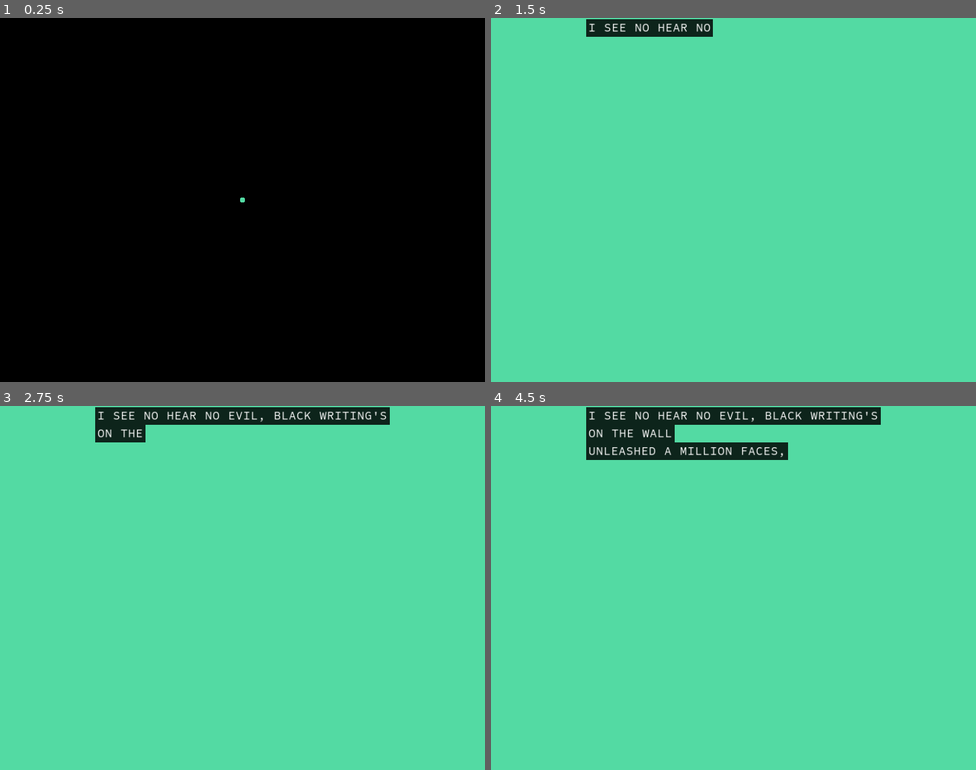
Above: before the commit, frames 1-4 (two rows, left to right).
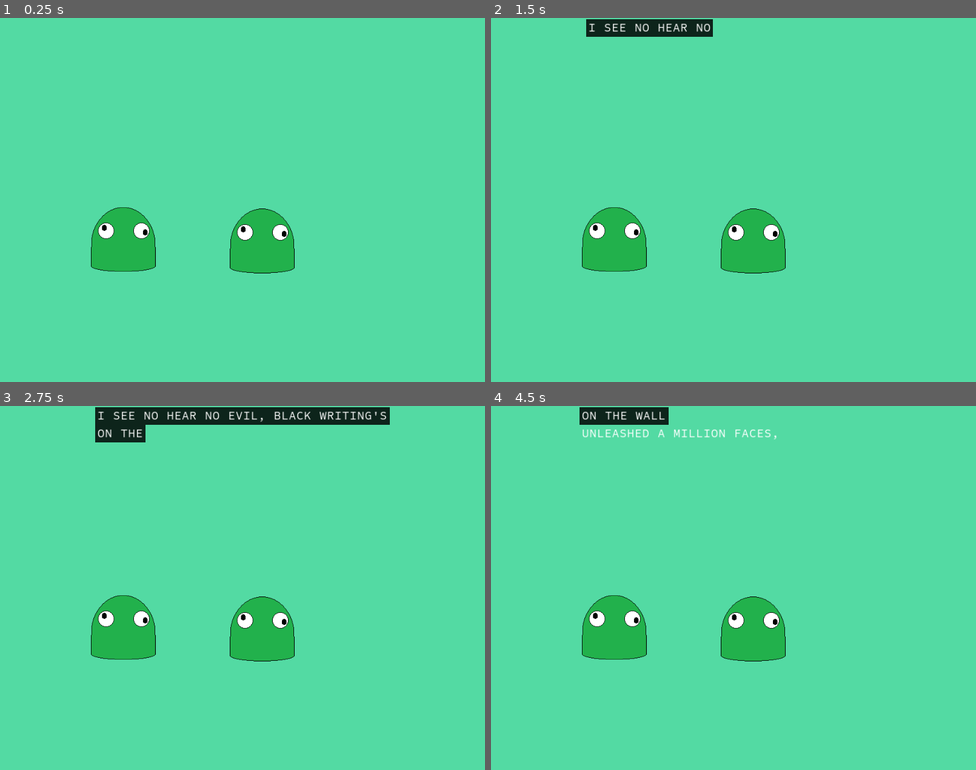
Above: after the commit, the same moments.

Repository: Tougon/CopyrightRPG
Game: Godot game, scene res://src/RPGData/Scenes/BattleScene.tscn
The game is run twice, just before and just after one commit, with the same random seed, the same clock (stepped at 60 frames per second) and the same inputs. This scene is started directly instead of the project's main scene. Video files are missing from this copy of the repository; at most half a second of black plays in their place.
Inputs (mouse positions are in pixels of both pictures, inside the frame that each line leads up to):
- Up to frame 1 (0.25 s): no input
- Up to frame 2 (1.5 s): move the mouse to (840, 181) at 0.52 s; move the mouse to (636, 218) at 1.27 s
- Up to frame 3 (2.75 s): move the mouse to (291, 507) at 2.02 s
- Up to frame 4 (4.5 s): move the mouse to (709, 660) at 2.77 s; tap Enter at 3.5 s; move the mouse to (879, 642) at 3.52 s; move the mouse to (588, 533) at 4.27 s

The runs differ from the first frame. In frame 1, 100% of the frame differs, in the area x 0-100%, y 0-100%; in frame 2, 4.1%; in frame 3, 4.1%; in frame 4, 9.5%.

Commit message:
Big update 11/21
Started porting entities and spells over. Added Flags. Much experimentation was done with editor scripting which has stalled progress. Most of what I need has been understood at this point so we're moving onward.

Diff:
--- /dev/null
+++ b/assets/Entities/slime.tres
@@ -0,0 +1,27 @@
+[gd_resource type="Resource" script_class="Entity" load_steps=4 format=3 uid="uid://djwxcq2chyp3s"]
+
+[ext_resource type="Script" path="res://src/RPGData/Scripts/move_list.gd" id="1_44x03"]
+[ext_resource type="Script" path="res://src/RPGData/Scripts/entity.gd" id="1_tkvbf"]
+
+[sub_resource type="Resource" id="Resource_lg1m0"]
+script = ExtResource("1_44x03")
+list = Array[Resource("res://src/RPGData/Scripts/spell_level.gd")]([null, null])
+
+[resource]
+script = ExtResource("1_tkvbf")
+name_key = "T_NAME_SLIME"
+description_key = "T_DESCRIPTION_SLIME"
+gender = 0
+generic = true
+base_hp = 50
+base_mp = 50
+base_atk = 60
+base_def = 30
+base_sp_atk = 55
+base_sp_def = 30
+base_spd = 50
+base_crit_modifier = 1.0
+base_dodge_modifier = 1.0
+entity_sprites = Array[Texture2D]([])
+battle_intro_key = "T_BATTLE_INTRO_GENERIC"
+move_list = SubResource("Resource_lg1m0")
--- /dev/null
+++ b/assets/Entities/test_player.tres
@@ -0,0 +1,21 @@
+[gd_resource type="Resource" script_class="Entity" load_steps=2 format=3 uid="uid://bg2eiaprg7wnq"]
+
+[ext_resource type="Script" path="res://src/RPGData/Scripts/entity.gd" id="1_2h4bc"]
+
+[resource]
+script = ExtResource("1_2h4bc")
+name_key = ""
+description_key = ""
+gender = 0
+generic = false
+base_hp = 0
+base_mp = 0
+base_atk = 0
+base_def = 0
+base_sp_atk = 0
+base_sp_def = 0
+base_spd = 0
+base_crit_modifier = 1.0
+base_dodge_modifier = 1.0
+entity_sprites = Array[Texture2D]([])
+battle_intro_key = ""
--- /dev/null
+++ b/assets/Localization/TextDatabase.csv
@@ -0,0 +1,7 @@
+keys,en,es,ja
+T_BATTLE_INTRO_GENERIC_SINGLE,{article_indef} {entity} approaches!,,
+T_BATTLE_INTRO_GENERIC_PLURAL,{entity} approach!,,
+T_BATTLE_INTRO_GENERIC_GROUP,{article_indef} {entity} and friends approach!,,
+T_DESCRIPTION_SLIME,Currently under construction.,,
+T_NAME_SLIME,Slime,,
+T_NAME_SLIME_PLURAL,Slimes,,
--- /dev/null
+++ b/assets/Shaders/EntityUniversal.gdshader
@@ -0,0 +1,34 @@
+shader_type canvas_item;
+
+uniform vec4 overlay_color: source_color = vec4(1,1,1,1);
+uniform float overlay_color_amount = 0.0;
+uniform sampler2D overlay_texture: hint_default_white, repeat_enable;
+uniform vec2 overlay_texture_offset;
+uniform vec2 overlay_texture_tiling = vec2(1,1);
+uniform float overlay_texture_amount = 0.0;
+
+
+void fragment()
+{
+	// Cache the sprite alpha, as it will be necessary later.
+	float fragment_alpha = COLOR.a;
+	// Lerp the overlay color with the original sprite
+	vec4 col = mix(COLOR, overlay_color, overlay_color_amount);
+	COLOR = col;
+
+	// Calculate the texture positioning with the sprite UVs
+	vec2 tiling = (UV + (overlay_texture_offset * TIME));
+
+	// Tile the texture
+	tiling.x *= overlay_texture_tiling.x;
+	tiling.y *= overlay_texture_tiling.y;
+
+	// Sample the texture
+	vec4 tex = texture(overlay_texture, tiling);
+
+	// Blend the overlay with the sprite
+	COLOR = mix(col, tex, overlay_texture_amount);
+
+	// Apply the original sprite alpha
+	COLOR.a = fragment_alpha;
+}
--- /dev/null
+++ b/assets/Spells/test_spell.tres
@@ -0,0 +1,13 @@
+[gd_resource type="Resource" script_class="Spell" load_steps=2 format=3 uid="uid://d2ytypgrn8nvw"]
+
+[ext_resource type="Script" path="res://src/RPGData/Scripts/spell.gd" id="1_ggfhg"]
+
+[resource]
+script = ExtResource("1_ggfhg")
+spell_name_key = ""
+spell_description_key = ""
+spell_cast_message_key = ""
+spell_type = 0
+spell_target = 0
+spell_cost = 0
+spell_priority = 0
--- a/project.godot
+++ b/project.godot
@@ -34,7 +34,11 @@
 
 [editor_plugins]
 
-enabled=PackedStringArray("res://addons/totween/plugin.cfg", "res://addons/toui/plugin.cfg")
+enabled=PackedStringArray("res://addons/tflags/plugin.cfg", "res://addons/totween/plugin.cfg", "res://addons/toui/plugin.cfg")
+
+[internationalization]
+
+locale/translations=PackedStringArray("res://assets/Localization/TextDatabase.en.translation", "res://assets/Localization/TextDatabase.es.translation", "res://assets/Localization/TextDatabase.ja.translation")
 
 [rendering]
 
--- a/src/BattleDialogue/Scripts/DialogueCanvas.gd
+++ b/src/BattleDialogue/Scripts/DialogueCanvas.gd
@@ -41,6 +41,9 @@
 
 	if text_label.get_parsed_text().length() > 1:
 		text_label.add_text("\n");
+
+		if text_label.get_paragraph_count() > (max_rows + 1):
+				text_label.remove_paragraph(1);
 
 	match print_type:
 		PrintType.WORD:
--- a/src/RPGData/Scenes/BattleScene.gd
+++ b/src/RPGData/Scenes/BattleScene.gd
@@ -9,10 +9,15 @@
 
 
 func _begin_battle():
+
+	await get_tree().process_frame;
+
+	# Fade in
 	if fade_sequence != null:
 		fade_sequence.play_tween_name("Fade In");
 		await fade_sequence.tween_ended;
-	# TODO: Send dialogue
+
+	# Print the opening dialogue
 	EventManager.on_dialogue_queue.emit("I see no hear no evil, black writing's on the wall")
 	EventManager.on_dialogue_queue.emit("Unleashed a million faces, and one by one they fall")
 	EventManager.on_dialogue_queue.emit("Black hearted evil")
--- a/src/RPGData/Scenes/BattleScene.tscn
+++ b/src/RPGData/Scenes/BattleScene.tscn
@@ -10,6 +10,7 @@
 [ext_resource type="Resource" uid="uid://cxaydqux6r557" path="res://assets/Tweens/Transition/iris_in.tres" id="7_yuhhm"]
 [ext_resource type="PackedScene" uid="uid://5pmy3t235yyd" path="res://src/BattleDialogue/Scenes/dialogue_canvas.tscn" id="9_4k33p"]
 [ext_resource type="PackedScene" uid="uid://diyulx0atyop6" path="res://src/Sequencing/Scripts/Sequencer.tscn" id="9_lx2fn"]
+[ext_resource type="PackedScene" uid="uid://cog3vibpn621y" path="res://src/RPGData/Scenes/Entity/EntitySprite.tscn" id="11_dfx21"]
 
 [sub_resource type="ShaderMaterial" id="ShaderMaterial_8ytua"]
 shader = ExtResource("3_8sqf3")
@@ -27,12 +28,15 @@
 
 [node name="BattleScene" type="Node2D" node_paths=PackedStringArray("fade_sequence", "sequencer")]
 script = ExtResource("1_nawhs")
-fade_sequence = NodePath("BG Fade Canvas/Fade Iris/TweenPlayerUI")
-sequencer = NodePath("Sequencer")
+fade_sequence = NodePath("UI/BG Fade Canvas/Fade Iris/TweenPlayerUI")
+sequencer = NodePath("Core/Sequencer")
 
-[node name="BG Video Canvas" type="CanvasLayer" parent="."]
+[node name="Background" type="Node" parent="."]
 
-[node name="VideoStreamPlayer" type="VideoStreamPlayer" parent="BG Video Canvas"]
+[node name="BG Video Canvas" type="CanvasLayer" parent="Background"]
+layer = -10
+
+[node name="VideoStreamPlayer" type="VideoStreamPlayer" parent="Background/BG Video Canvas"]
 anchors_preset = 15
 anchor_right = 1.0
 anchor_bottom = 1.0
@@ -42,7 +46,7 @@
 expand = true
 metadata/_edit_use_anchors_ = true
 
-[node name="ColorRect" type="ColorRect" parent="BG Video Canvas"]
+[node name="ColorRect" type="ColorRect" parent="Background/BG Video Canvas"]
 anchors_preset = 15
 anchor_right = 1.0
 anchor_bottom = 1.0
@@ -50,12 +54,28 @@
 grow_vertical = 2
 color = Color(0.32549, 0.854902, 0.639216, 1)
 
-[node name="Dialogue Canvas" parent="." instance=ExtResource("9_4k33p")]
+[node name="Core" type="Node" parent="."]
+
+[node name="Sequencer" parent="Core" instance=ExtResource("9_lx2fn")]
+
+[node name="Entities" type="Node" parent="."]
+
+[node name="EntityBase" parent="Entities" instance=ExtResource("11_dfx21")]
+position = Vector2(244, 438)
+
+[node name="EntityBase2" parent="Entities" instance=ExtResource("11_dfx21")]
+position = Vector2(519, 441)
+
+[node name="UI" type="Node" parent="."]
+
+[node name="Dialogue Canvas" parent="UI" instance=ExtResource("9_4k33p")]
 dialogue_end_time = 0.5
 
-[node name="BG Fade Canvas" type="CanvasLayer" parent="."]
+[node name="BG Fade Canvas" type="CanvasLayer" parent="UI"]
+layer = 10
+visible = false
 
-[node name="Fade Iris" type="TextureRect" parent="BG Fade Canvas"]
+[node name="Fade Iris" type="TextureRect" parent="UI/BG Fade Canvas"]
 modulate = Color(0, 0, 0, 1)
 material = SubResource("ShaderMaterial_8ytua")
 anchors_preset = 15
@@ -68,7 +88,7 @@
 texture = ExtResource("3_tos7b")
 stretch_mode = 5
 
-[node name="Iris Center" type="ColorRect" parent="BG Fade Canvas/Fade Iris"]
+[node name="Iris Center" type="ColorRect" parent="UI/BG Fade Canvas/Fade Iris"]
 layout_mode = 1
 anchors_preset = 8
 anchor_left = 0.5
@@ -82,8 +102,6 @@
 grow_horizontal = 2
 grow_vertical = 2
 
-[node name="TweenPlayerUI" type="Node" parent="BG Fade Canvas/Fade Iris"]
+[node name="TweenPlayerUI" type="Node" parent="UI/BG Fade Canvas/Fade Iris"]
 script = ExtResource("5_35o0w")
 sequence_list = Array[ExtResource("6_6cut8")]([SubResource("Resource_fj4kx")])
-
-[node name="Sequencer" parent="." instance=ExtResource("9_lx2fn")]
--- /dev/null
+++ b/src/RPGData/Scenes/Entity/EntityBase.gd
@@ -0,0 +1,41 @@
+extends Node2D
+class_name EntityBase
+
+# Called when the node enters the scene tree for the first time.
+func _ready():
+	pass
+
+# Entity specific initialization
+func entity_init():
+	pass
+
+
+# Visual control
+func set_entity_sprite(sprite : Texture2D):
+	pass;
+
+
+func set_overlay_sprite(sprite : Texture2D):
+	pass;
+
+
+func get_entity_material():
+	return null;
+
+
+# Animation control
+func set_animation(val : String):
+	pass;
+
+
+func frame_speed_modify(speed : float):
+	pass;
+
+
+# Tween control
+func set_color_tween(color_tween: TweenFrame, amt_tween: TweenFrame):
+	pass;
+
+
+func set_overlay_tween(offset_tween: TweenFrame, tiling_tween: TweenFrame, amt_tween: TweenFrame):
+	pass;
--- /dev/null
+++ b/src/RPGData/Scenes/Entity/EntityBase.tscn
@@ -0,0 +1,6 @@
+[gd_scene load_steps=2 format=3 uid="uid://bicxs6b5o24lc"]
+
+[ext_resource type="Script" path="res://src/RPGData/Scenes/Entity/EntityBase.gd" id="1_w1x6g"]
+
+[node name="EntityBase" type="Node2D"]
+script = ExtResource("1_w1x6g")
--- /dev/null
+++ b/src/RPGData/Scenes/Entity/EntityController.gd
@@ -0,0 +1,73 @@
+extends EntitySprite
+class_name EntityController
+
+@export var current_entity : Entity;
+var move_list : Array[Spell];
+var param : EntityParams;
+
+# Runtime values
+var level : int;
+var max_hp : int;
+var max_mp : int;
+var atk_stage : int;
+var def_stage : int;
+var sp_atk_stage : int;
+var sp_def_stage : int;
+var spd_stage : int;
+var evasion_stage : int;
+var accuracy_stage : int;
+var is_identified : bool = false;
+
+# Called when the node enters the scene tree for the first time.
+func _ready():
+	level = 50; # TEMP CODE: Used to force legitimate calculations for levels
+	entity_init();
+
+func entity_init():
+	if current_entity != null:
+		param = EntityParams.new();
+
+		# Fetch text data from localization
+		param.entity_name = tr(current_entity.name_key);
+		param.entity_name_plural = tr(current_entity.name_key + "_PLURAL");
+		param.entity_description = tr(current_entity.description_key);
+
+		# Set gender identification for articles and pronouns
+		param.entity_gender = current_entity.gender;
+		param.entity_generic = current_entity.generic;
+
+		# Initialize stats from base stats
+		param.entity_hp = ((current_entity.base_hp * 2 * level) / 100) + level + 10;
+		param.entity_mp = ((current_entity.base_mp * 2 * level) / 100) + level + 9;
+		param.entity_atk = ((current_entity.base_atk * 2 * level) / 100) + 5;
+		param.entity_def = ((current_entity.base_def * 2 * level) / 100) + 5;
+		param.entity_sp_atk = ((current_entity.base_sp_atk * 2 * level) / 100) + 5;
+		param.entity_sp_def = ((current_entity.base_sp_def * 2 * level) / 100) + 5;
+		param.entity_crit_modifier = current_entity.base_crit_modifier;
+		param.entity_dodge_modifier = current_entity.base_dodge_modifier;
+
+		# Reset stats
+		max_hp = param.entity_hp;
+		max_mp = param.entity_mp;
+		atk_stage = 0;
+		def_stage = 0;
+		sp_atk_stage = 0;
+		sp_def_stage = 0;
+		spd_stage = 0;
+		evasion_stage = 0;
+		accuracy_stage = 0;
+
+		create_move_list();
+
+		# TODO: Save data for enemy types.
+		# This is variable is largely vestigal from older iterations and may be scrapped.
+		is_identified = false;
+
+		# TODO: Implement support for effects and modifier arrays
+
+		# TODO: Reset entity UI
+
+
+func create_move_list():
+	# TODO: Fetch this using the entity's current level
+	pass;
--- /dev/null
+++ b/src/RPGData/Scenes/Entity/EntityController.tscn
@@ -0,0 +1,9 @@
+[gd_scene load_steps=4 format=3 uid="uid://b1yeonj32wfeb"]
+
+[ext_resource type="PackedScene" uid="uid://cog3vibpn621y" path="res://src/RPGData/Scenes/Entity/EntitySprite.tscn" id="1_u887t"]
+[ext_resource type="Script" path="res://src/RPGData/Scenes/Entity/EntityController.gd" id="2_cc50b"]
+[ext_resource type="Resource" uid="uid://djwxcq2chyp3s" path="res://assets/Entities/slime.tres" id="3_d0a8t"]
+
+[node name="EntityBase" instance=ExtResource("1_u887t")]
+script = ExtResource("2_cc50b")
+current_entity = ExtResource("3_d0a8t")
--- /dev/null
+++ b/src/RPGData/Scenes/Entity/EntitySprite.gd
@@ -0,0 +1,117 @@
+extends EntityBase
+class_name EntitySprite
+
+@onready var sprite : Sprite2D = $Sprite2D;
+@onready var animator : AnimationPlayer = $AnimationPlayer;
+@onready var tween : TweenPlayer = $TweenPlayer;
+var mat = Material;
+
+# Called when the node enters the scene tree for the first time.
+func _ready():
+	# Instance the sprite's material
+	mat = sprite.material.duplicate();
+	sprite.material = mat;
+
+
+# Visual control
+func set_entity_sprite(sprite : Texture2D):
+	sprite.texture = sprite;
+
+
+func set_overlay_sprite(sprite : Texture2D):
+	mat.set_shader_parameter("overlay_texture", sprite);
+
+
+func get_entity_material():
+	return mat;
+
+
+func get_sprite():
+	return sprite;
+
+
+# Animation control
+func set_animation(val : String):
+	animator.play(val);
+
+
+func frame_speed_modify(speed : float):
+	animator.speed_scale = speed;
+
+
+# Tween control
+func set_color_tween(color_tween: TweenFrame, amt_tween: TweenFrame):
+	# Create the tween instance and set parallel
+	var tween = get_tree().create_tween();
+	tween.set_parallel(true);
+
+	if color_tween != null && color_tween.value_type == TweenFrame.ValueType.COLOR:
+
+		var property = tween.tween_property(mat, "shader_parameter/overlay_color", color_tween.get_value(), color_tween.duration);
+		property.set_trans(color_tween.transition)
+		property.set_ease(color_tween.ease)
+		property.set_delay(color_tween.delay);
+
+		if color_tween.relative:
+			property.as_relative();
+
+		if color_tween.use_from:
+			property.from(color_tween.get_value_from());
+
+	if amt_tween != null && amt_tween.value_type == TweenFrame.ValueType.FLOAT:
+
+		var property = tween.tween_property(mat, "shader_parameter/overlay_color_amount", amt_tween.get_value(), amt_tween.duration);
+		property.set_trans(amt_tween.transition)
+		property.set_ease(amt_tween.ease)
+		property.set_delay(amt_tween.delay);
+
+		if amt_tween.relative:
+			property.as_relative();
+
+		if amt_tween.use_from:
+			property.from(amt_tween.get_value_from());
+
+
+func set_overlay_tween(offset_tween: TweenFrame, tiling_tween: TweenFrame, amt_tween: TweenFrame):
+	# Create the tween instance and set parallel
+	var tween = get_tree().create_tween();
+	tween.set_parallel(true);
+
+	if offset_tween != null && offset_tween.value_type == TweenFrame.ValueType.VECTOR2:
+
+		var property = tween.tween_property(mat, "shader_parameter/overlay_texture_offset", offset_tween.get_value(), offset_tween.duration);
+		property.set_trans(offset_tween.transition)
+		property.set_ease(offset_tween.ease)
+		property.set_delay(offset_tween.delay);
+
+		if offset_tween.relative:
+			property.as_relative();
+
+		if offset_tween.use_from:
+			property.from(offset_tween.get_value_from());
+
+	if tiling_tween != null && tiling_tween.value_type == TweenFrame.ValueType.VECTOR2:
+
+		var property = tween.tween_property(mat, "shader_parameter/overlay_texture_tiling", tiling_tween.get_value(), tiling_tween.duration);
+		property.set_trans(tiling_tween.transition)
+		property.set_ease(tiling_tween.ease)
+		property.set_delay(tiling_tween.delay);
+
+		if tiling_tween.relative:
+			property.as_relative();
+
+		if tiling_tween.use_from:
+			property.from(tiling_tween.get_value_from());
+
+	if amt_tween != null && amt_tween.value_type == TweenFrame.ValueType.FLOAT:
+
+		var property = tween.tween_property(mat, "shader_parameter/overlay_texture_amount", amt_tween.get_value(), amt_tween.duration);
+		property.set_trans(amt_tween.transition)
+		property.set_ease(amt_tween.ease)
+		property.set_delay(amt_tween.delay);
+
+		if amt_tween.relative:
+			property.as_relative();
+
+		if amt_tween.use_from:
+			property.from(amt_tween.get_value_from());
--- /dev/null
+++ b/src/RPGData/Scenes/Entity/EntitySprite.tscn
@@ -0,0 +1,62 @@
+[gd_scene load_steps=11 format=3 uid="uid://cog3vibpn621y"]
+
+[ext_resource type="PackedScene" uid="uid://bicxs6b5o24lc" path="res://src/RPGData/Scenes/Entity/EntityBase.tscn" id="1_lyfeq"]
+[ext_resource type="Shader" path="res://assets/Shaders/EntityUniversal.gdshader" id="2_w1awl"]
+[ext_resource type="Script" path="res://src/RPGData/Scenes/Entity/EntitySprite.gd" id="2_xa1i0"]
+[ext_resource type="Texture2D" uid="uid://bxmp70haf151v" path="res://assets/Textures/overlay_raise.png" id="3_86yeq"]
+[ext_resource type="Script" path="res://addons/totween/src/tween_frame.gd" id="3_jf67w"]
+[ext_resource type="Texture2D" uid="uid://bauyt3p8ov45m" path="res://assets/Sprites/Entities/slime.png" id="4_aaexs"]
+[ext_resource type="Script" path="res://addons/totween/src/tween_player.gd" id="5_drux7"]
+
+[sub_resource type="Resource" id="Resource_t3jyv"]
+script = ExtResource("3_jf67w")
+target = ""
+property_name = "shader_param/overlay_color"
+material_property = true
+duration = 3.0
+delay = 0.0
+transition = 7
+ease = 1
+relative = false
+"Use From" = true
+"Value Type" = 5
+"Color Value" = Color(0, 1, 1, 1)
+"From Color" = Color(0, 1, 0, 1)
+
+[sub_resource type="Resource" id="Resource_g0swm"]
+script = ExtResource("3_jf67w")
+target = ""
+property_name = ""
+material_property = true
+duration = 2.0
+delay = 0.0
+transition = 0
+ease = 0
+relative = false
+"Use From" = true
+"Value Type" = 1
+"Float Value" = 0.8
+"From Float" = 0.0
+
+[sub_resource type="ShaderMaterial" id="ShaderMaterial_03x6k"]
+shader = ExtResource("2_w1awl")
+shader_parameter/overlay_color = Color(1, 1, 1, 1)
+shader_parameter/overlay_color_amount = 0.0
+shader_parameter/overlay_texture_offset = Vector2(0, 0)
+shader_parameter/overlay_texture_tiling = Vector2(1, 1)
+shader_parameter/overlay_texture_amount = 0.0
+shader_parameter/overlay_texture = ExtResource("3_86yeq")
+
+[node name="EntityBase" instance=ExtResource("1_lyfeq")]
+script = ExtResource("2_xa1i0")
+test_color_tween = SubResource("Resource_t3jyv")
+test_amount_tween = SubResource("Resource_g0swm")
+
+[node name="Sprite2D" type="Sprite2D" parent="." index="0"]
+material = SubResource("ShaderMaterial_03x6k")
+texture = ExtResource("4_aaexs")
+
+[node name="TweenPlayer" type="Node" parent="." index="1"]
+script = ExtResource("5_drux7")
+
+[node name="AnimationPlayer" type="AnimationPlayer" parent="." index="2"]
--- /dev/null
+++ b/src/RPGData/Scripts/EntityParams.gd
@@ -0,0 +1,21 @@
+extends Object
+class_name EntityParams
+
+var entity_name : String;
+var entity_name_plural : String;
+var entity_description : String;
+
+var entity_gender : Entity.Gender;
+var entity_generic : bool;
+
+var entity_hp : int;
+var entity_mp : int;
+var entity_atk : int;
+var entity_def : int;
+var entity_sp_atk : int;
+var entity_sp_def : int;
+var entity_spd : int;
+var entity_crit_modifier : float = 1;
+var entity_dodge_modifier : float = 1;
+
+var entity_sprites: Array[Texture2D];
--- a/src/RPGData/Scripts/entity.gd
+++ b/src/RPGData/Scripts/entity.gd
@@ -1,8 +1,87 @@
+@tool
 extends Resource
 
 class_name Entity
 
+enum Gender { NEUTRAL, MALE, FEMALE, NONBINARY, PLURAL }
+
 @export_group("Identification")
 @export var name_key : String;
 @export var description_key : String;
-@export var generic : bool = false;
+@export var gender : Gender;
+@export var generic : bool = true;
+
+@export_group("Stats")
+@export var base_hp : int :
+	set(new_hp):
+		if new_hp < 0:
+			base_hp = 0;
+		else:
+			base_hp = new_hp;
+
+@export var base_mp : int :
+	set(new_mp):
+		if new_mp < 0:
+			base_mp = 0;
+		else:
+			base_mp = new_mp;
+
+@export var base_atk : int :
+	set(new_atk):
+		if new_atk < 0:
+			base_atk = 0;
+		else:
+			base_atk = new_atk;
+
+@export var base_def : int :
+	set(new_def):
+		if new_def < 0:
+			base_def = 0;
+		else:
+			base_def = new_def;
+
+@export var base_sp_atk : int :
+	set(new_sp_atk):
+		if new_sp_atk < 0:
+			base_sp_atk = 0;
+		else:
+			base_sp_atk = new_sp_atk;
+
+@export var base_sp_def : int :
+	set(new_sp_def):
+		if new_sp_def < 0:
+			base_sp_def = 0;
+		else:
+			base_sp_def = new_sp_def;
+
+@export var base_spd : int :
+	set(new_spd):
+		if new_spd < 0:
+			base_spd = 0;
+		else:
+			base_spd = new_spd;
+
+@export var base_crit_modifier : float = 1 :
+	set(new_crit_modifier):
+		if new_crit_modifier < 0:
+			base_crit_modifier = 0;
+		else:
+			base_crit_modifier = new_crit_modifier;
+
+@export var base_dodge_modifier : float = 1 :
+	set(new_dodge_modifier):
+		if new_dodge_modifier < 0:
+			base_dodge_modifier = 0;
+		else:
+			base_dodge_modifier = new_dodge_modifier;
+
+#TODO: Weakness was unimplemented in the old version.
+#@export_group("MODIFIERS")
+
+@export_group("Visuals")
+@export var entity_sprites: Array[Texture2D];
+@export var battle_intro_key: String;
+
+#TODO: More real tools
+@export_group("Moveset and Behavior")
+@export var move_list : MoveList;
--- /dev/null
+++ b/src/RPGData/Scripts/move_list.gd
@@ -0,0 +1,4 @@
+extends Resource
+class_name MoveList
+
+@export var list : Array[SpellLevel];
--- /dev/null
+++ b/src/RPGData/Scripts/spell.gd
@@ -0,0 +1,33 @@
+@tool
+extends Resource
+class_name Spell
+
+
+const SEAL_COST_MULTIPLIER : float = 1.5;
+# Temp value used to fix damage calculation at 50
+const DAMAGE_CONSTANT : int = 50;
+
+enum SpellType { Other, Attack, Status, Buff, Debuff, Heal }
+enum SpellTarget { SingleEnemy, RandomEnemy, AllEnemy, Self, SingleParty, AllParty, All }
+
+@export_group("Universal Spell Parameters")
+@export_subgroup("Spell Naming")
+@export var spell_name_key : String;
+@export var spell_description_key : String;
+@export var spell_cast_message_key : String;
+var spell_fail_message_key : String;
+
+@export_subgroup("Spell Core")
+@export var spell_type : SpellType;
+@export var spell_target : SpellTarget;
+@export var spell_cost : int;
+@export var spell_priority : int;
+@export var spell_flags : Array[TFlag];
+
+# TODO: Remake the animation component
+
+# TODO: add support for effects
+#@export_subgroup("Spell Effects")
+# On Hit
+# On Success
+# Properties
--- /dev/null
+++ b/src/RPGData/Scripts/spell_level.gd
@@ -0,0 +1,5 @@
+extends Resource
+class_name SpellLevel
+
+@export var spell : Spell;
+@export var level : int;
Not shown, added: addons/inspector_extender/array_index.gd
Not shown, added: addons/inspector_extender/attributes/button_group.gd
Not shown, added: addons/inspector_extender/attributes/inspector_message.gd
Not shown, added: addons/inspector_extender/attributes/inspector_message.tscn
Not shown, added: addons/inspector_extender/attributes/option_dropdown.gd
Not shown, added: addons/inspector_extender/attributes/scroll_box.gd
Not shown, added: addons/inspector_extender/attributes/show_if.gd
Not shown, added: addons/inspector_extender/attributes/table.gd
Not shown, added: addons/inspector_extender/attributes/tabs.gd
Binary file added: addons/inspector_extender/icons/icons.png
Not shown, added: addons/inspector_extender/icons/icons.png.import
Not shown, added: addons/inspector_extender/inspector_plugin.gd
(and 26 more such lines)
